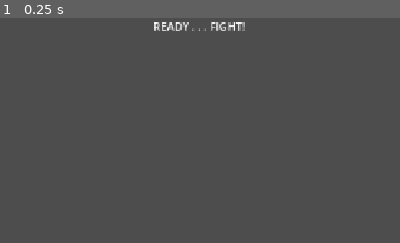
Above: before the commit, frame 1.
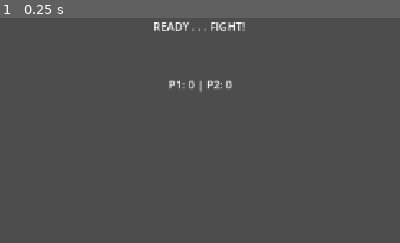
Above: after the commit, the same moment.

Repository: ianRHS/Way-of-the-blade-
Game: Godot game, scene res://Main.tscn
Two runs of this game, one before a commit and one after it. Both use one fixed random seed, a clock stepped at 60 frames per second and the inputs below.
Inputs:
- Up to frame 1 (0.25 s): no input
The pictures show only the part of the screen within x 25-75%, y 0-50%; the shares and areas given below are measured in that part.

The runs differ from the first frame. In frame 1, 0.3% of the frame differs, in the area x 42-58%, y 27-33%.

Commit message:
Added HUD overlay for real-time score tracking
Created a HUD scene: Canvas layer with a top center label to display p1 and p2 win counts. Also made a controller script to sync the score display with global.gd state in real time. instantiated hud.tscn into main.tscn

Diff:
--- a/Main.tscn
+++ b/Main.tscn
@@ -1,6 +1,7 @@
 [gd_scene format=3 uid="uid://ddn8l01e1jr76"]
 
 [ext_resource type="PackedScene" uid="uid://dpgcpbiix8p14" path="res://player.tscn" id="1_glv2v"]
+[ext_resource type="PackedScene" uid="uid://binsmm51c3858" path="res://hud.tscn" id="2_uu6xs"]
 
 [sub_resource type="RectangleShape2D" id="RectangleShape2D_xnrmw"]
 size = Vector2(1152, 18)
@@ -51,3 +52,5 @@
 offset_bottom = 23.0
 grow_horizontal = 2
 text = "READY . . . FIGHT!"
+
+[node name="HUD2" parent="." unique_id=1926756454 instance=ExtResource("2_uu6xs")]
--- /dev/null
+++ b/hud.gd
@@ -0,0 +1,6 @@
+extends CanvasLayer
+
+@onready var score_label: Label = $Label
+
+func _process(_delta: float) -> void:
+	score_label.text = "P1: " + str(Global.p1_score) + " | P2: " + str(Global.p2_score)
--- /dev/null
+++ b/hud.tscn
@@ -0,0 +1,19 @@
+[gd_scene format=3 uid="uid://binsmm51c3858"]
+
+[ext_resource type="Script" uid="uid://cqevxeisov3rc" path="res://hud.gd" id="1_37p78"]
+
+[node name="HUD" type="CanvasLayer" unique_id=1926756454]
+script = ExtResource("1_37p78")
+
+[node name="Label" type="Label" parent="." unique_id=1290676185]
+anchors_preset = -1
+anchor_left = 0.462
+anchor_top = 0.123
+anchor_right = 0.54200006
+anchor_bottom = 0.165
+offset_left = -0.22399902
+offset_top = 4.2959976
+offset_right = 2.6159668
+offset_bottom = 0.0799942
+grow_horizontal = 2
+text = "P1: 0 | P2: 0"
Not shown, added: hud.gd.uid
